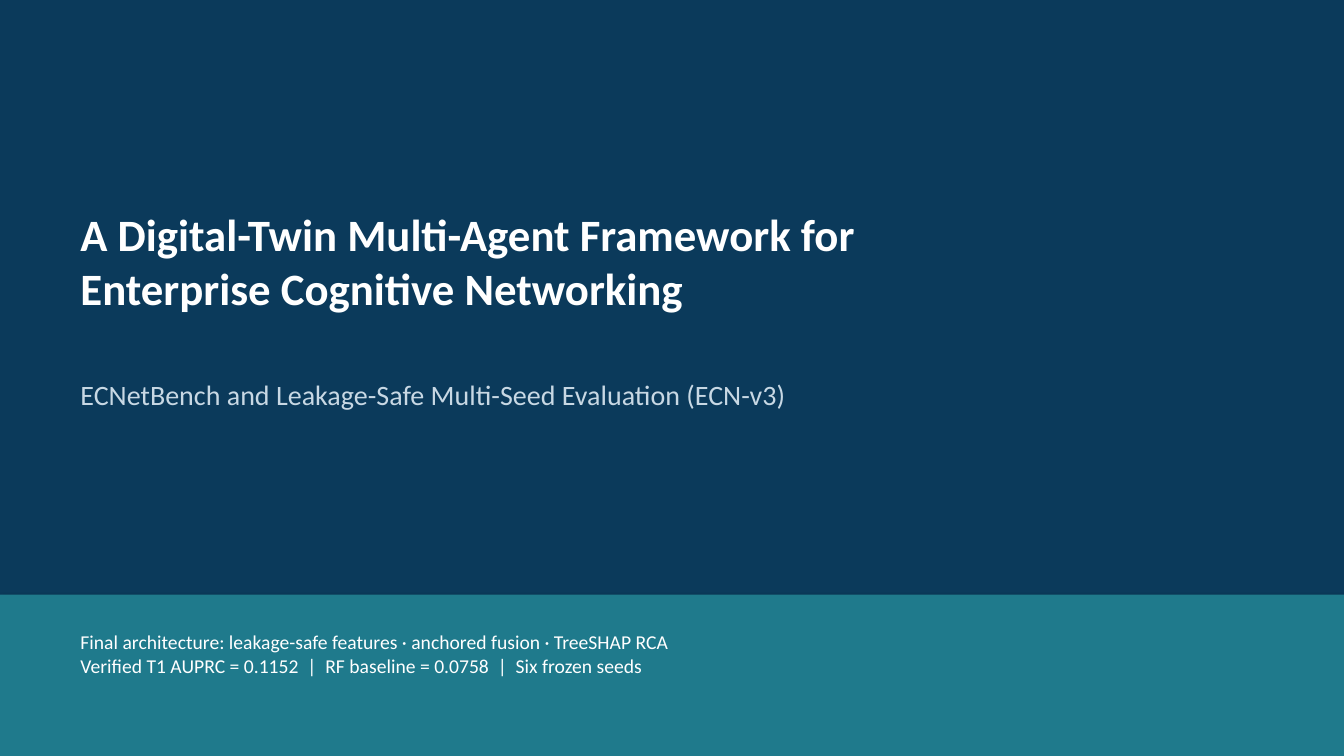
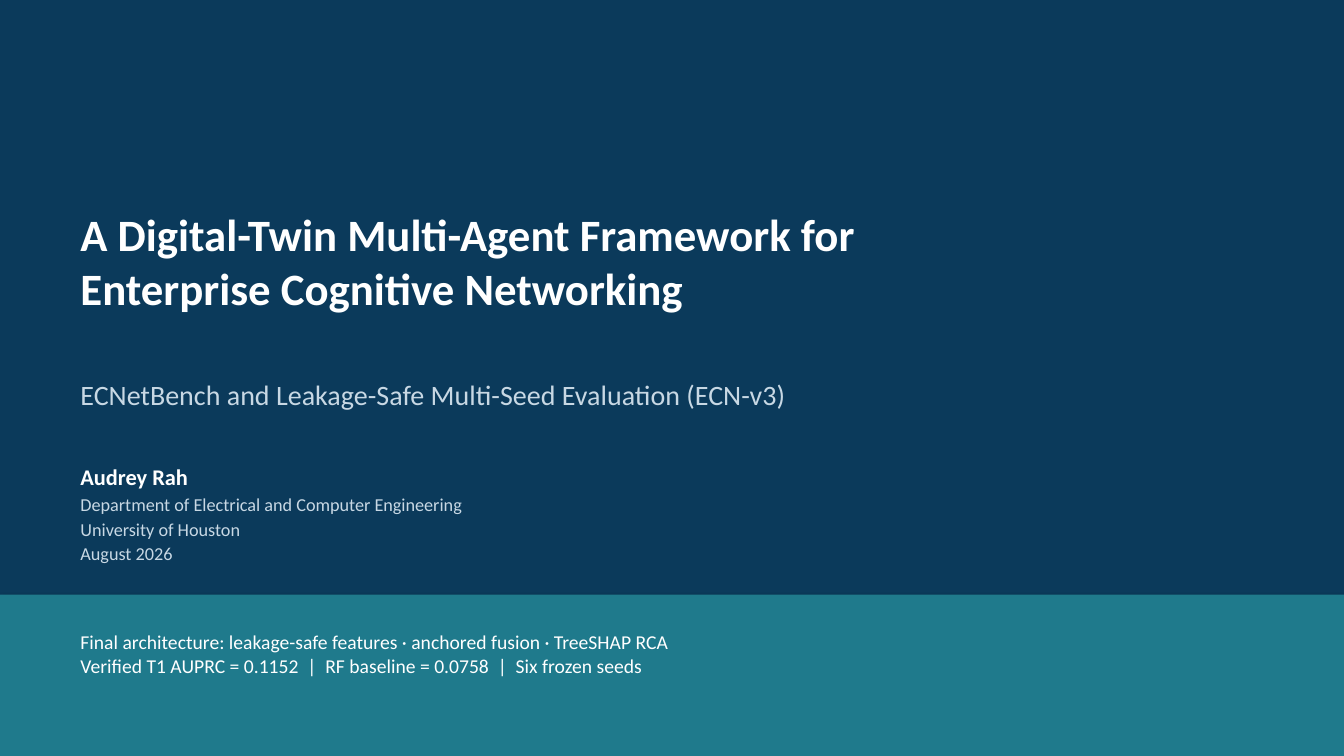
Before and after one commit to Audrey2023uh/Network-Multi-Agent, a slide deck: slide 1 of presentation/Network_Journal_Presentation.pptx. Drawn at 1344x756 pixels with LibreOffice and Linux fonts; fonts in the diff are those of the drawing. Boxes give left, top, right and bottom in pixels: in the first picture for what was removed or moved away, otherwise in the second. Text is boxed around its words. In the diff, an @@ line names an element or a change of style, - is before the commit and + after.

```diff
--- a/presentation/Network_Journal_Presentation.pptx
+++ b/presentation/Network_Journal_Presentation.pptx
@@ text added at bbox=[80, 469, 462, 563], 13 pt, text #C8D8E4 @@
+Audrey Rah
+Department of Electrical and Computer Engineering
+University of Houston
+August 2026
```
Also in this commit, not shown: 1 other file.
